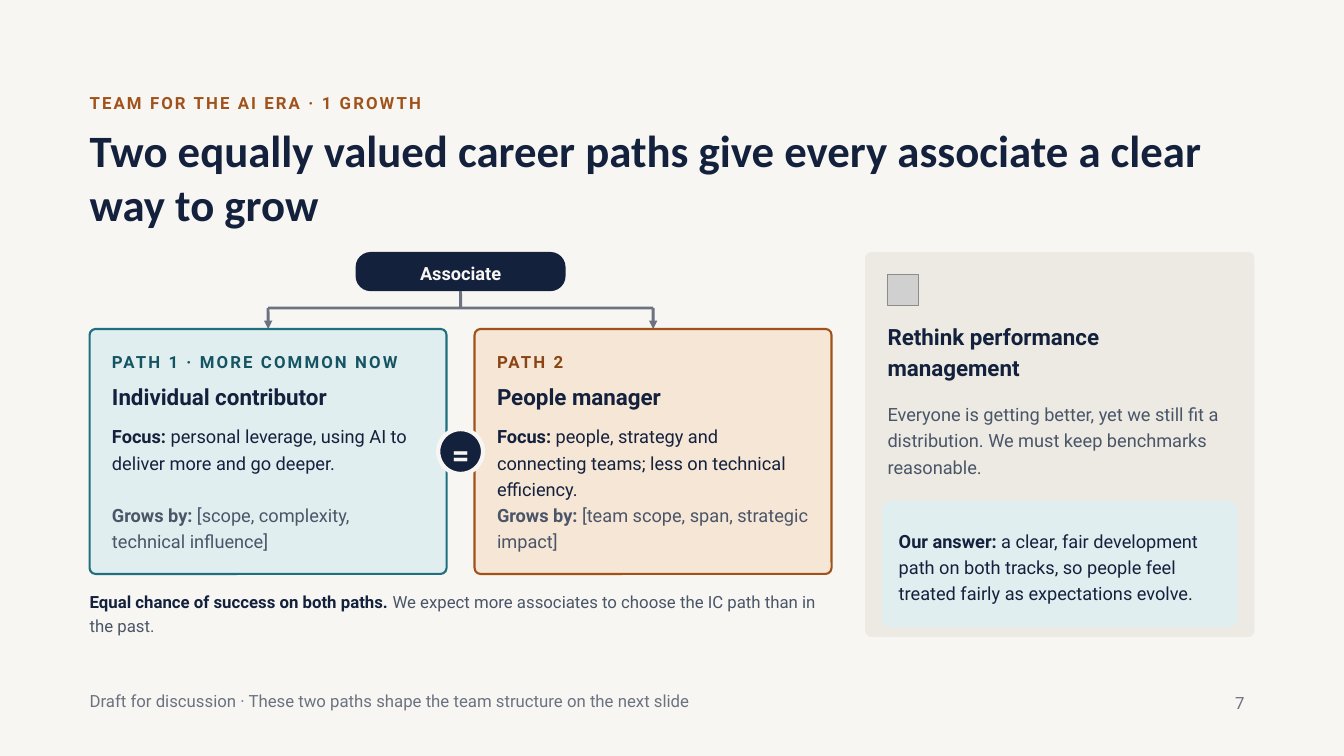
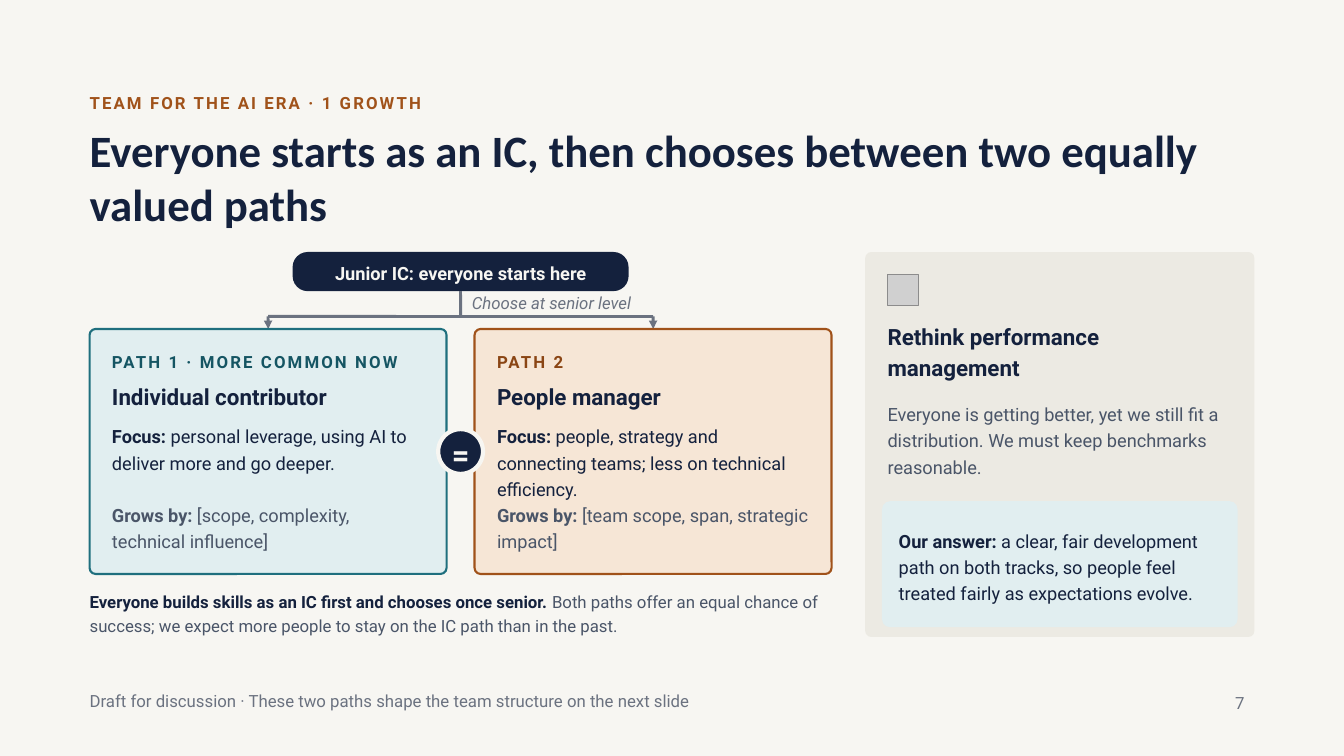
Before and after one commit to wwd1015/slide-template, a slide deck: slide 7 of Unified Team Strategy.pptx. Drawn at 1344x756 pixels with LibreOffice and Linux fonts; fonts in the diff are those of the drawing; grey boxes stand for pictures. Boxes give left, top, right and bottom in pixels: in the first picture for what was removed or moved away, otherwise in the second. Text is boxed around its words. In the diff, an @@ line names an element or a change of style, - is before the commit and + after.

```diff
--- a/Unified Team Strategy.pptx
+++ b/Unified Team Strategy.pptx
@@ title at box(90, 135, 1197, 228): text changed @@
-Two equally valued career paths give every associate a clear way to grow
+Everyone starts as an IC, then chooses between two equally valued paths
@@ rounded rectangle: place and size @@
-rounded rectangle at box(356, 252, 566, 291)
+rounded rectangle at box(292, 252, 628, 291)
@@ text added at box(335, 266, 586, 284), 13 pt, text #F7F6F2, bold @@
+Junior IC: everyone starts here
@@ text removed at box(420, 266, 501, 280) @@
-Associate
@@ line moved from (461, 291) - (461, 309) to (461, 291) - (461, 317) @@
@@ text added at box(472, 296, 631, 309), 12 pt, text #6B7280, italic @@
+Choose at senior level
@@ line moved from (268, 309) - (653, 309) to (268, 317) - (653, 317) @@
@@ arrow moved from (268, 309) - (268, 329) to (268, 317) - (268, 329) @@
@@ arrow moved from (653, 309) - (653, 329) to (653, 317) - (653, 329) @@
@@ text at box(90, 595, 818, 636): text changed @@
-Equal chance of success on both paths. We expect more associates to choose the IC path than in the past.
+Everyone builds skills as an IC first and chooses once senior. Both paths offer an equal chance of success; we expect more people to stay on the IC path than in the past.
```
